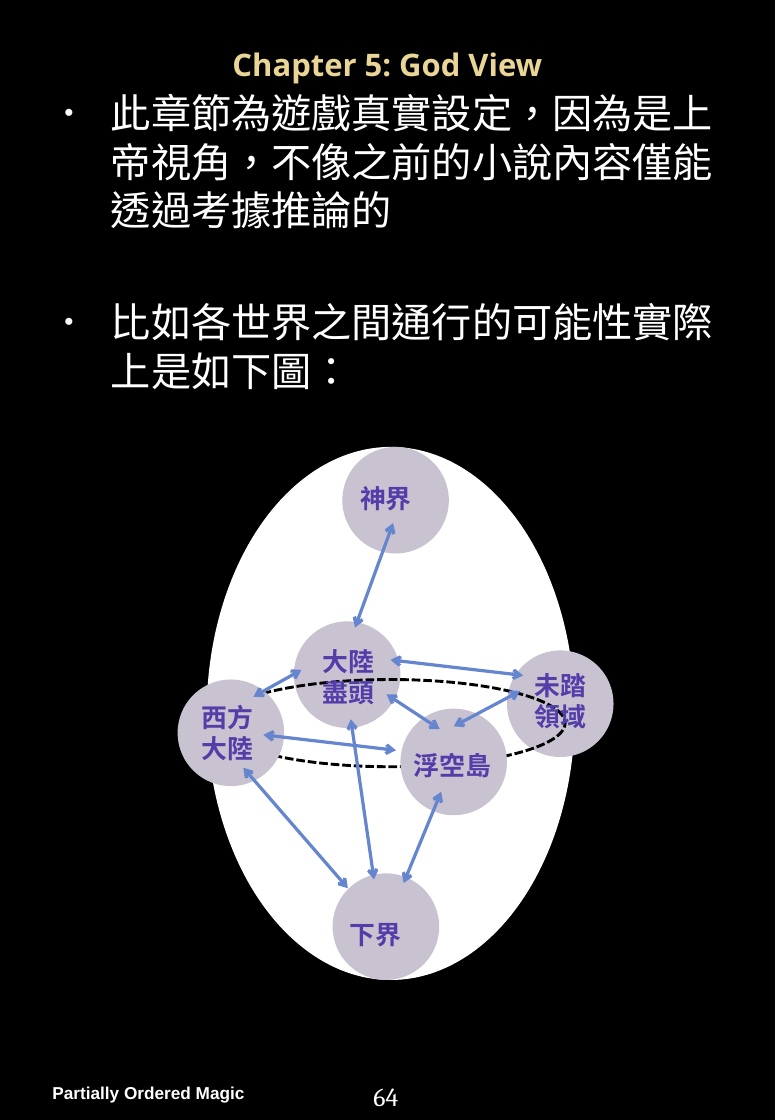
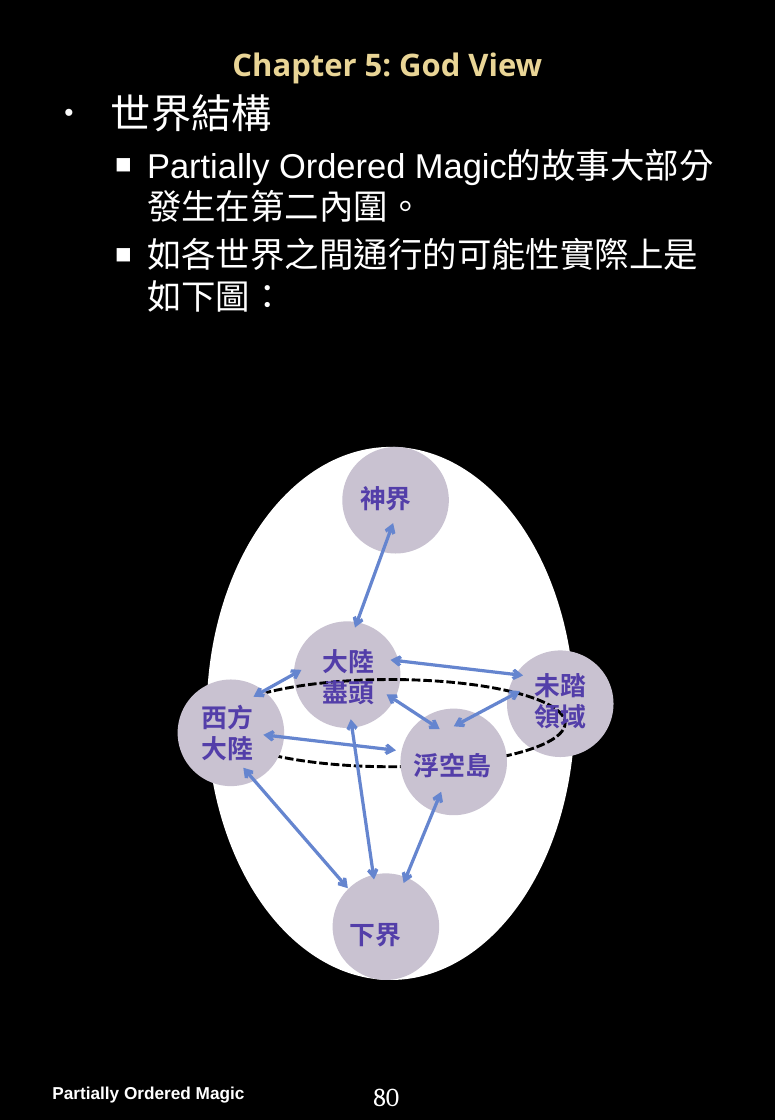
Before and after one commit to PartiallyOrderedMagic/PartiallyOrderedMagic.github.io, a slide deck: slide 80 of MyGame/Partially Ordered Magic Handbook.pptx (slide 65 before the commit). Drawn at 775x1120 pixels with LibreOffice and Linux fonts; fonts in the diff are those of the drawing; background and template pictures are left out. Boxes give left, top, right and bottom in pixels: in the first picture for what was removed or moved away, otherwise in the second. Text is boxed around its words. In the diff, an @@ line names an element or a change of style, - is before the commit and + after.

```diff
--- a/MyGame/Partially Ordered Magic Handbook.pptx
+++ b/MyGame/Partially Ordered Magic Handbook.pptx
@@ text at [111,94,698,312]: text changed; size 28 to 24 pt @@
-• 此章節為遊戲真實設定，因為是上帝視角，不像之前的小說內容僅能透過考據推論的
-• 比如各世界之間通行的可能性實際上是如下圖：
+• 世界結構
+  ■ Partially Ordered Magic的故事大部分發生在第二內圍。
+  ■ 如各世界之間通行的可能性實際上是如下圖：
@@ page number at [373,1088,399,1107]: text changed @@
-64
+80
```
Also in this commit, not shown: 30 other slides changed, 55 slides added, 5 slides removed, 4 other files.
